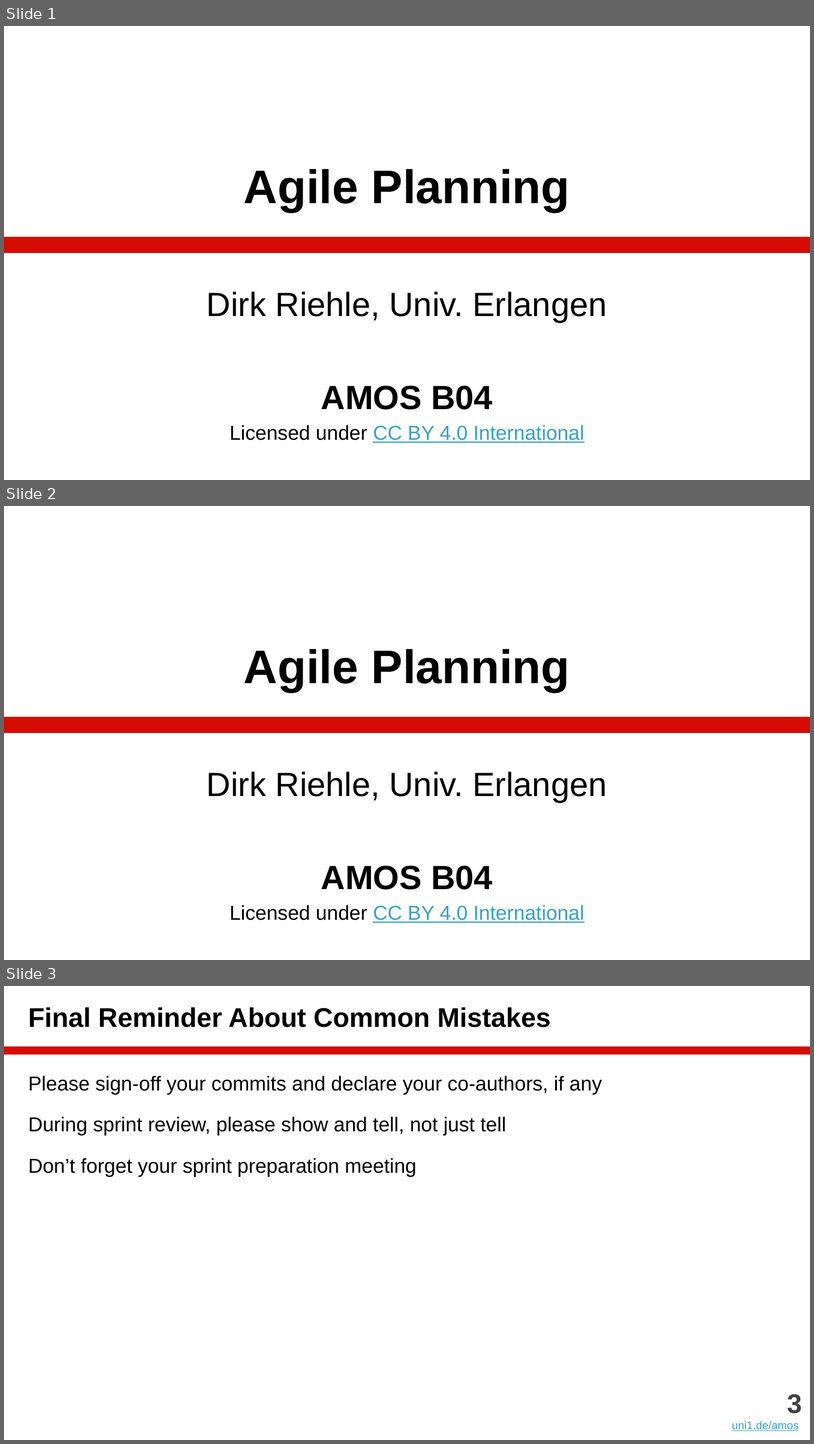
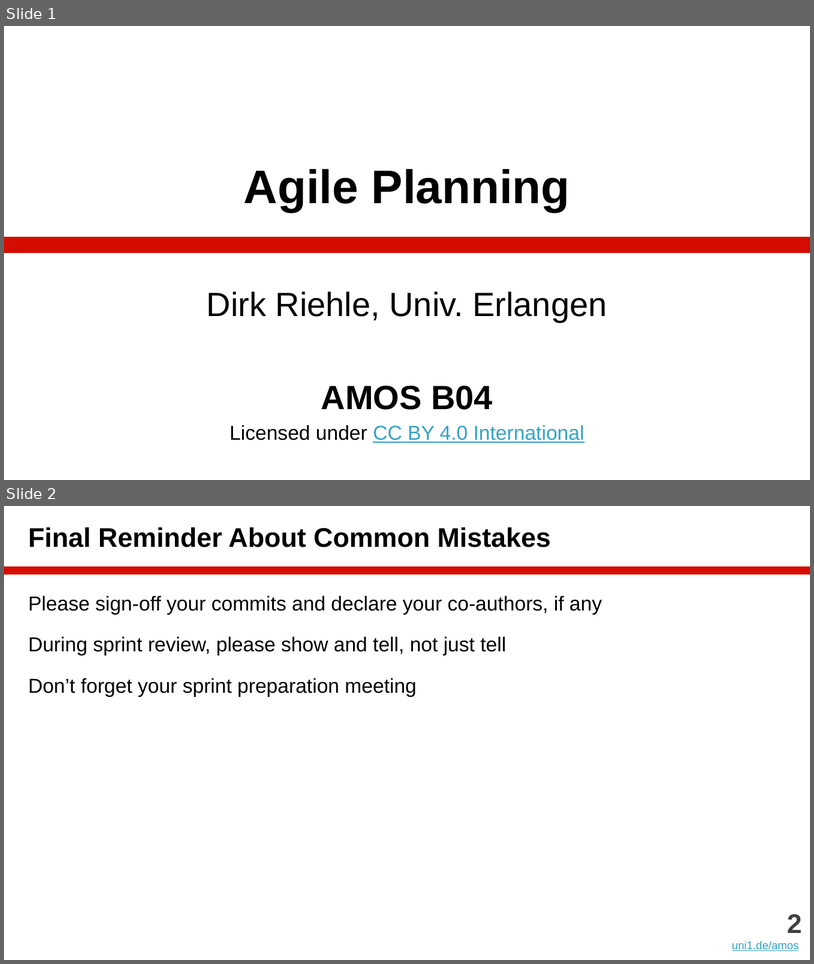
Before and after one commit to dirkriehle/amos-course, a slide deck: Lecture slides/AMOS B04 - Agile Planning.pptx. Shown one above the other, each under a label of ours: slides 1, 2 and 3 before the commit, slides 1 and 2 after it. The pictures are 814x1444 and 814x964 pixels, drawn with LibreOffice and Linux fonts; fonts in the diff are those of the drawing. Boxes give left, top, right and bottom in pixels: in the first picture for what was removed or moved away, otherwise in the second. Text is boxed around its words. In the diff, an @@ line names an element or a change of style, - is before the commit and + after.

```diff
--- a/Lecture slides/AMOS B04 - Agile Planning.pptx
+++ b/Lecture slides/AMOS B04 - Agile Planning.pptx
@@ slide 2 removed at (x1=4, y1=506, x2=810, y2=960), background #FFFFFF; not listed: 1 template element that a slide beside it also shows @@
@@ title removed at (x1=244, y1=649, x2=570, y2=692) @@
-Agile Planning
@@ subtitle removed at (x1=207, y1=771, x2=607, y2=922) @@
-Dirk Riehle, Univ. Erlangen
-AMOS B04
-Licensed under CC BY 4.0 International
@@ what was slide 3 is now slide 2 @@
@@ text at (x1=788, y1=913, x2=803, y2=933): text changed @@
-3
+2
```
Also in this commit, not shown: 10 other files.
